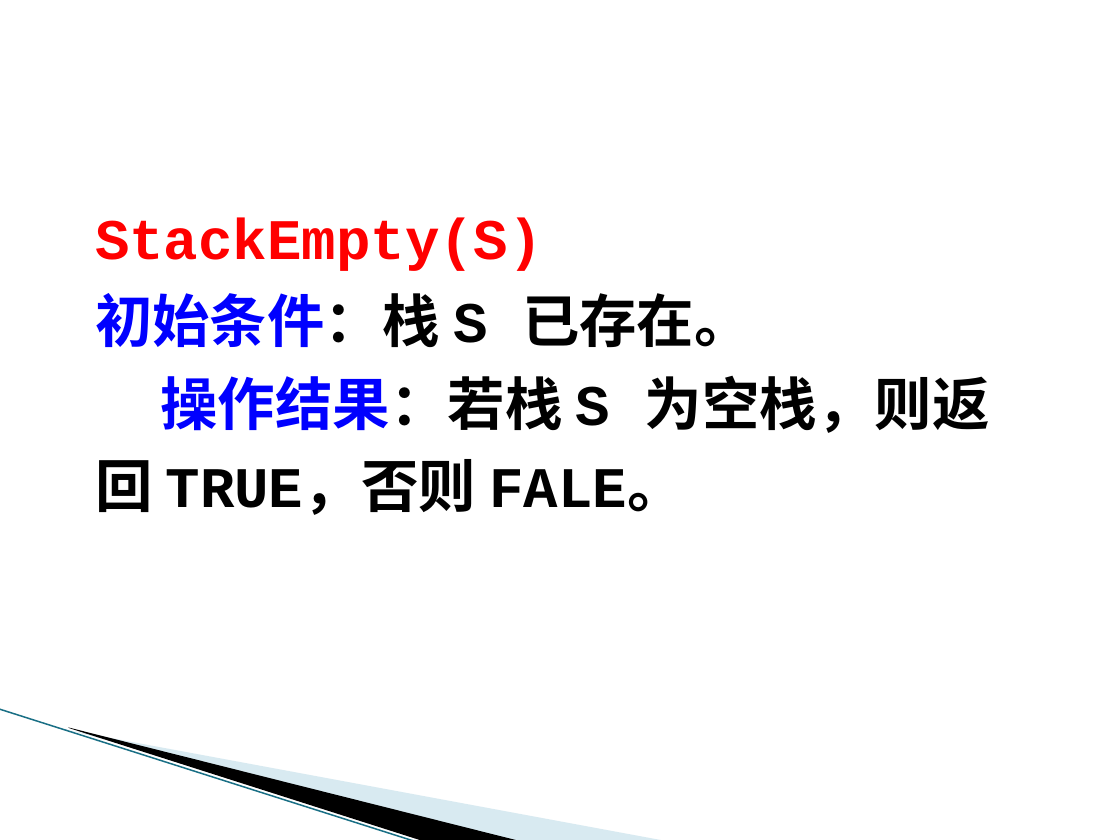
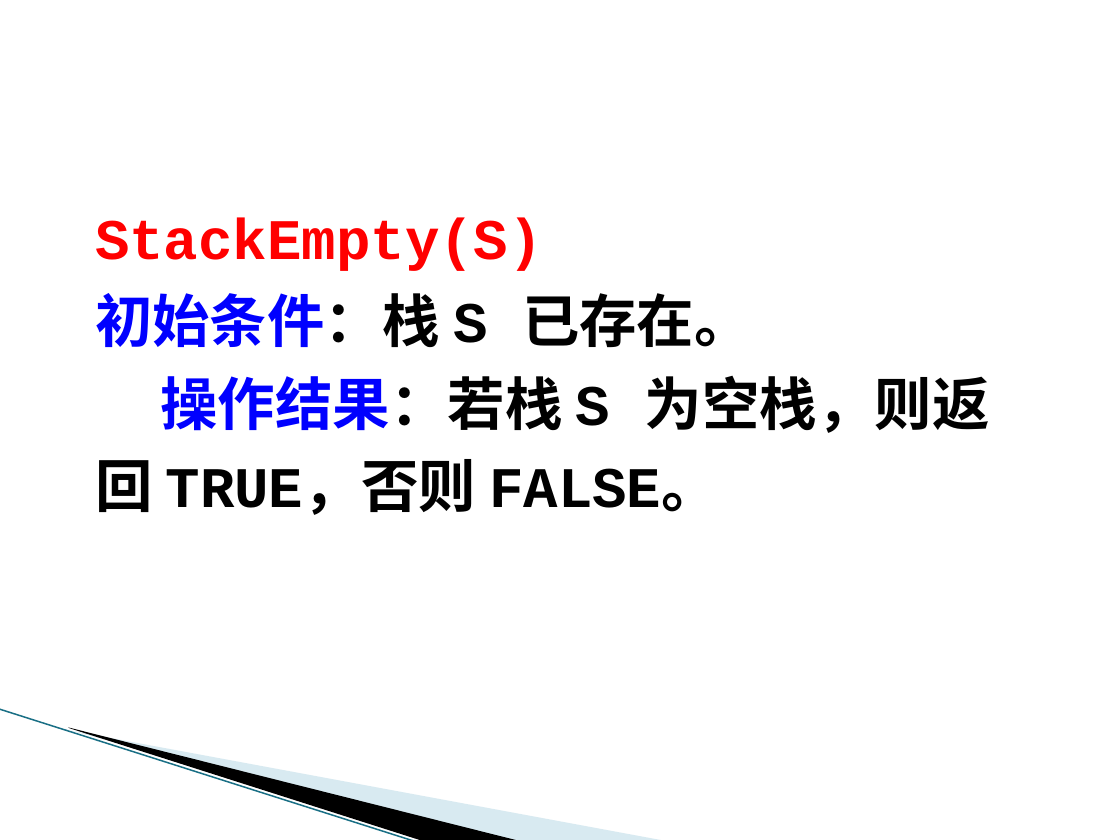
Before and after one commit to scpcddk/Learning-Notes, a slide deck: slide 7 of 算法/数据结构与算法（C语言版）/课件/第三章+栈和队列.pptx. Drawn at 1120x840 pixels with LibreOffice and Linux fonts; fonts in the diff are those of the drawing. Boxes give left, top, right and bottom in pixels: in the first picture for what was removed or moved away, otherwise in the second. Text is boxed around its words. In the diff, an @@ line names an element or a change of style, - is before the commit and + after.

```diff
--- a/算法/数据结构与算法（C语言版）/课件/第三章+栈和队列.pptx
+++ b/算法/数据结构与算法（C语言版）/课件/第三章+栈和队列.pptx
@@ title at (x1=95, y1=218, x2=990, y2=515): text changed @@
-StackEmpty(S)
-初始条件：栈 S 已存在。
-操作结果：若栈 S 为空栈，则返回 TRUE，否则 FALE。
+StackEmpty(S)
+初始条件：栈 S 已存在。
+操作结果：若栈 S 为空栈，则返回 TRUE，否则 FALSE。
```
Also in this commit, not shown: 4 other slides changed, 5 other files.
